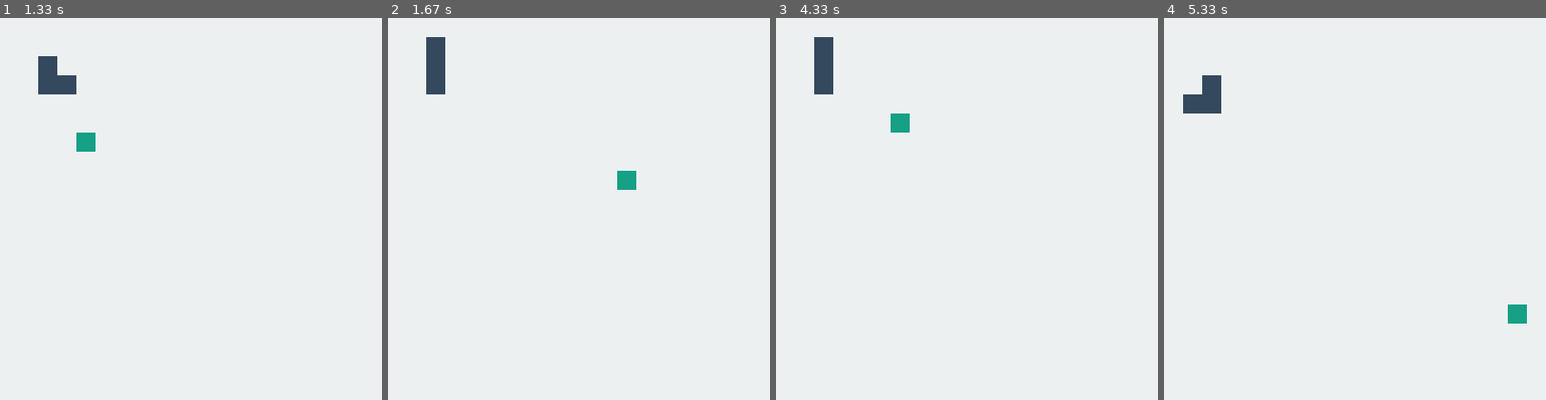
Above: before the commit, frames 1-4 (left to right).
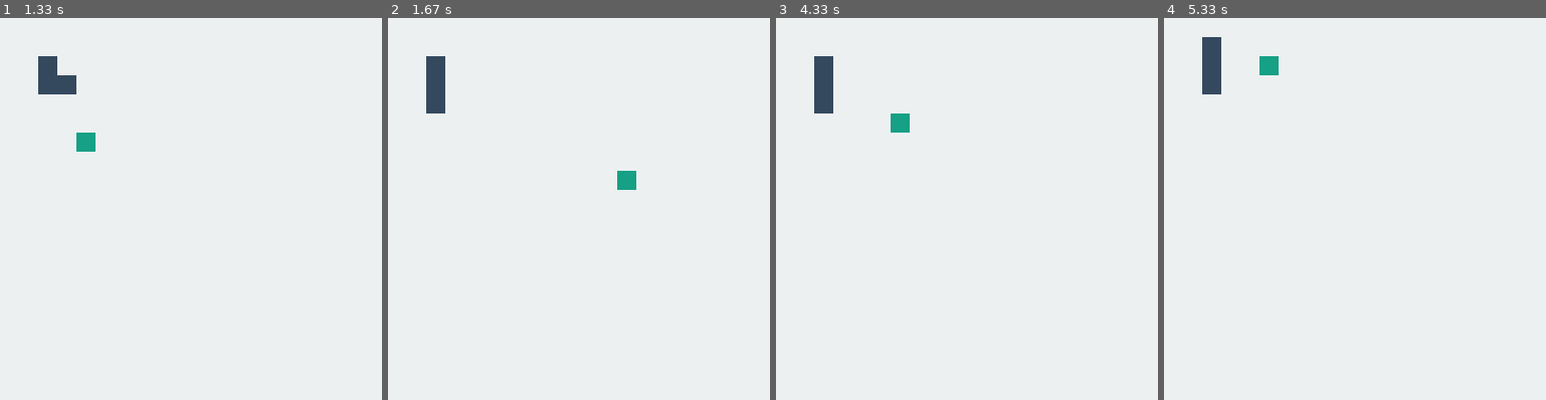
Above: after the commit, the same moments.

Repository: dicruzcar/Snake-Public
Game: pygame game, started from main.py
Same seed, same stepped clock (60 frames per second), same inputs: the game is played once before the commit and once after it.
Inputs:
- Up to frame 1 (1.33 s): hold Right 0.33-0.8 s; hold Up 0.83-1.18 s; tap Space at 0.9, 1.28 s; hold Right from 1.22 s (still down)
- Up to frame 2 (1.67 s): keep holding Right
- Up to frame 3 (4.33 s): release Right at 1.68 s; hold Left 1.72-2.25 s; tap Space at 1.78, 2.35, 2.87, 3.42, 3.95 s; hold Down 2.28-2.77 s; hold Left 2.8-3.32 s; hold Up 3.35-3.85 s; hold Right from 3.88 s (still down)
- Up to frame 4 (5.33 s): release Right at 4.52 s; hold Down 4.55-5.03 s; tap Space at 4.62, 5.13 s; hold Left from 5.07 s (still down)

Frame 1 is identical in both runs. In frame 2, 0.5% of the frame differs, in the area x 10-15%, y 5-25%; in frame 3, 0.5%; in frame 4, 1.5%, in the area x 5-95%, y 5-80%.

Commit message:
FPS counter added

Diff:
--- a/pygame_entities/game.py
+++ b/pygame_entities/game.py
@@ -29,7 +29,7 @@
         #Game attributes
         self.restart_key = "SPACE"
         self.game_frames = 6
-        self.ui_frames = 144
+        self.ui_frames = 60
         self.frames_per_action_render = int(self.ui_frames/self.game_frames)
         self.win = False
         self.h1_font = pygame.font.Font(self.fonts("Blinker-Regular.ttf"), 40)
@@ -67,7 +67,7 @@
         self.counter = 0
 
         while True:
-
+            pygame.display.set_caption(f"Snake - {int(clock.get_fps())} FPS")
             for event in pygame.event.get():
                 self.events_manager(event)
 
